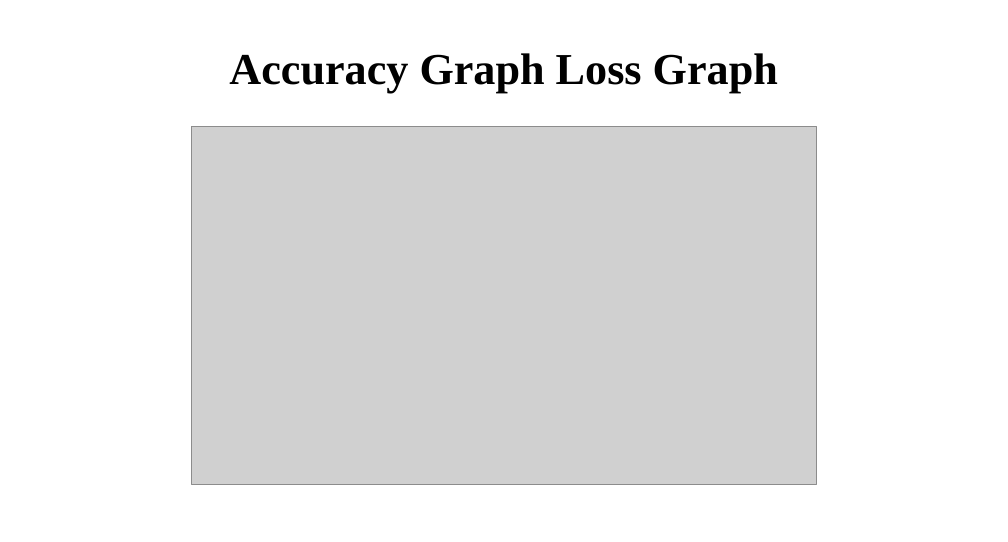
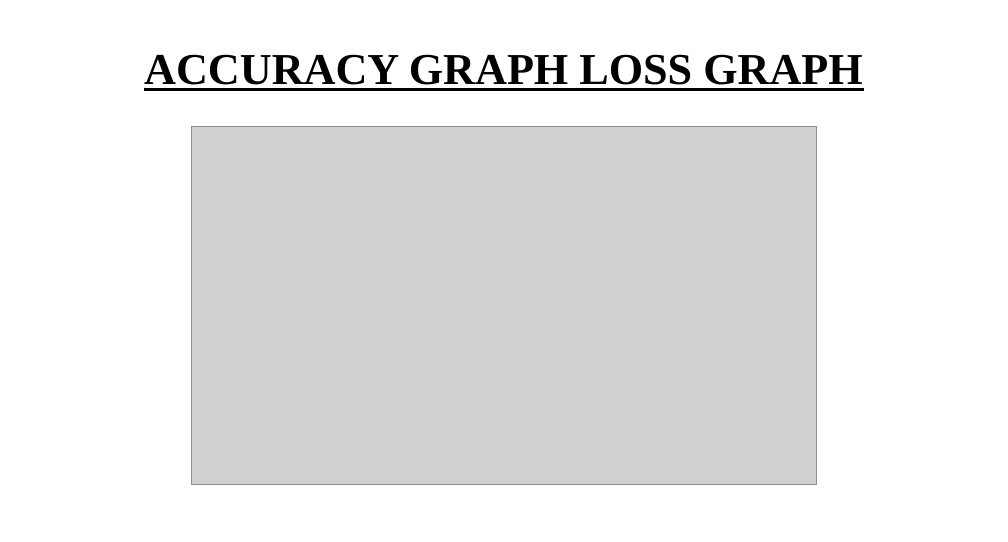
Before and after one commit to kalees64/AI-BASED-LEAF-DISEASE-IDENTIFICATION-AND-CLASSIFICATION-SYSTEM-USING-DEEP-LEARNING, a slide deck: slide 27 of report/Final Ppt-Leaf disease.pptx. Drawn at 1008x542 pixels with LibreOffice and Linux fonts; fonts in the diff are those of the drawing; grey boxes stand for pictures. Boxes give left, top, right and bottom in pixels: in the first picture for what was removed or moved away, otherwise in the second. Text is boxed around its words. In the diff, an @@ line names an element or a change of style, - is before the commit and + after.

```diff
--- a/report/Final Ppt-Leaf disease.pptx
+++ b/report/Final Ppt-Leaf disease.pptx
@@ title at [144,54,862,91]: text changed @@
-Accuracy Graph Loss Graph
+ACCURACY GRAPH LOSS GRAPH
```
Also in this commit, not shown: 32 other slides changed, 6 other files.
